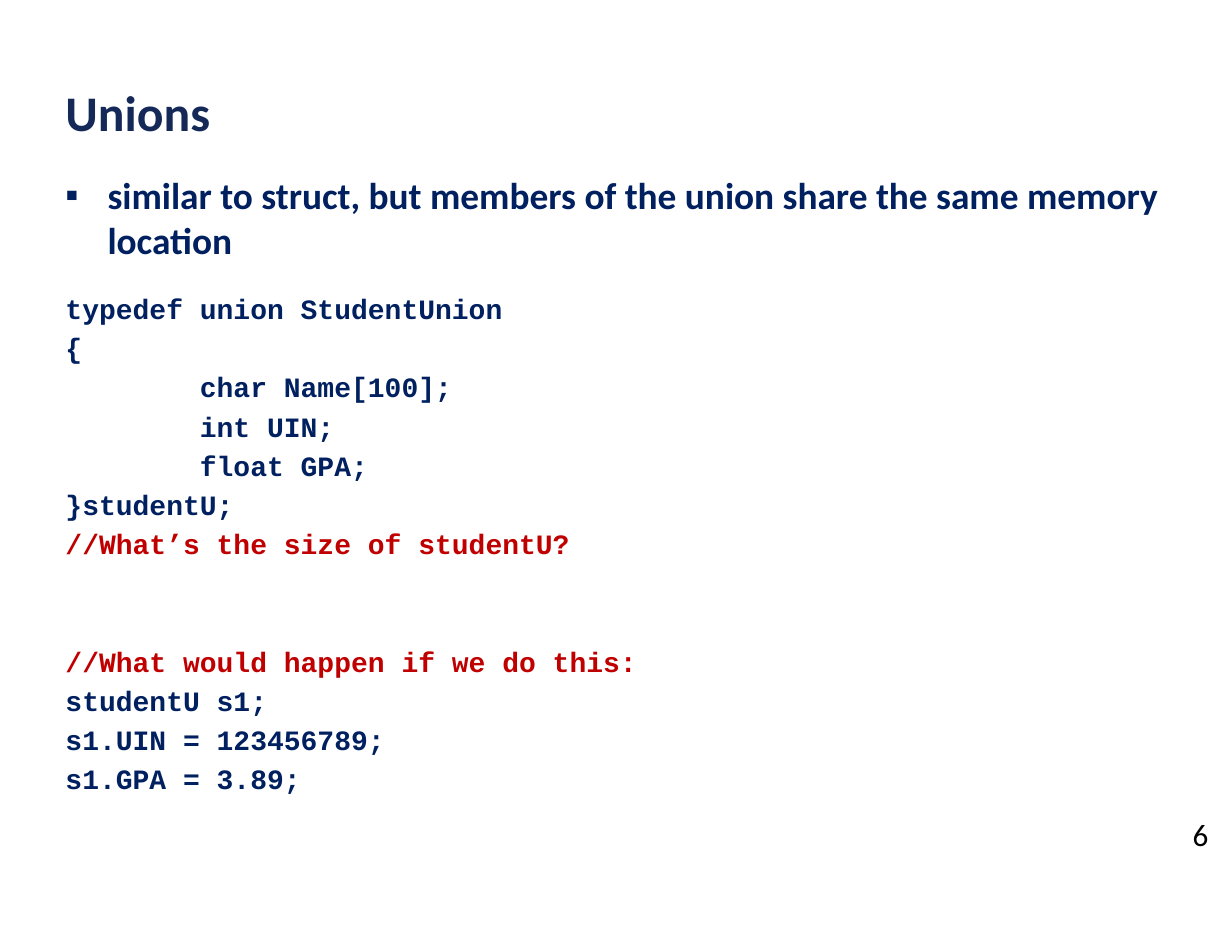
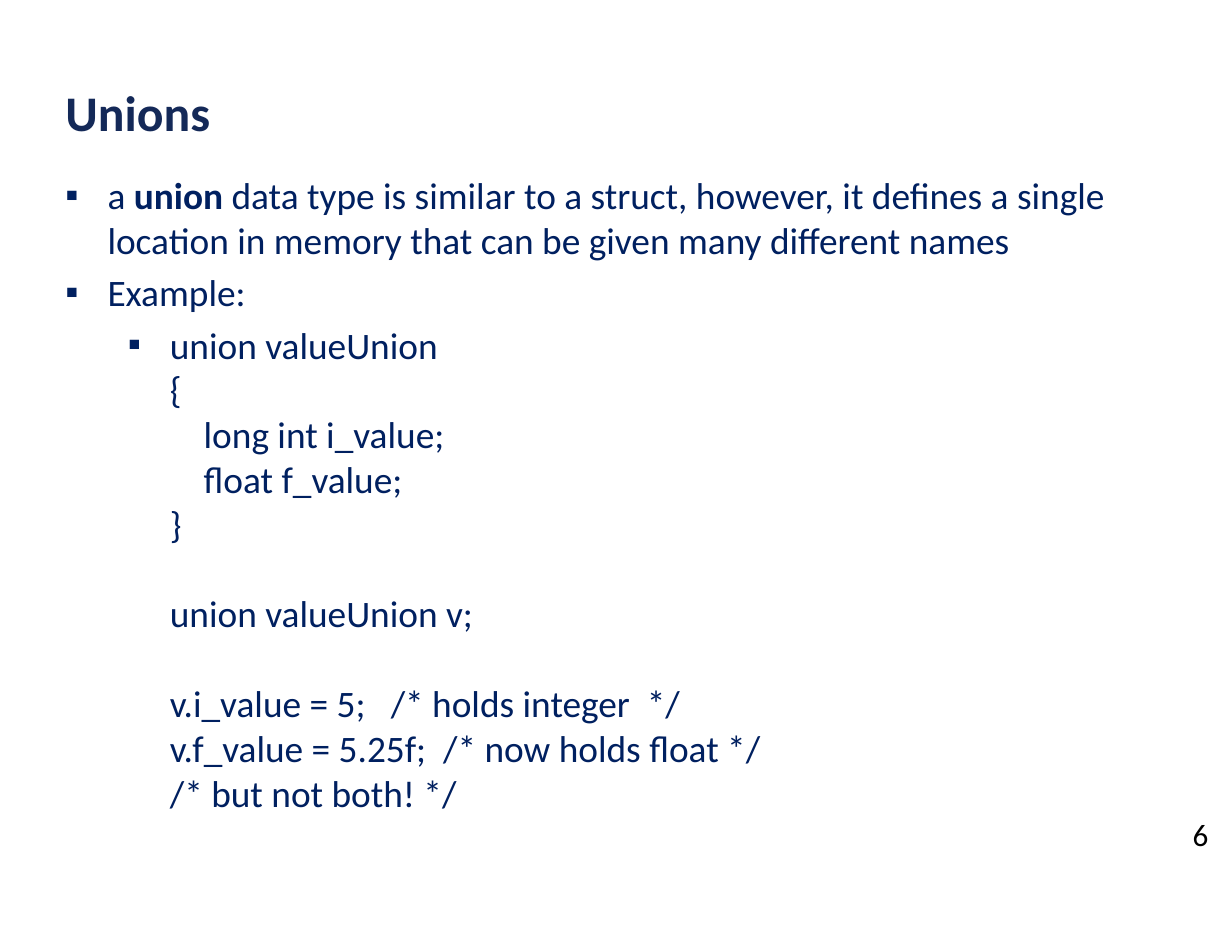
Before and after one commit to ubhowmik/ECE220, a slide deck: slide 13 of Lecture#17/Lecture_17_presentation.pptx. Drawn at 1232x952 pixels with LibreOffice and Linux fonts; fonts in the diff are those of the drawing; background and template pictures are left out. Boxes give left, top, right and bottom in pixels: in the first picture for what was removed or moved away, otherwise in the second. Text is boxed around its words. In the diff, an @@ line names an element or a change of style, - is before the commit and + after.

```diff
--- a/Lecture#17/Lecture_17_presentation.pptx
+++ b/Lecture#17/Lecture_17_presentation.pptx
@@ text at <box>108,183,1104,808</box>: text changed; size 18 to 24 pt; font Courier New to Calibri; bold off @@
-▪ similar to struct, but members of the union share the same memory location
-typedef union StudentUnion
-{
-char Name[100];
-int UIN;
-float GPA;
-}studentU;
-//What’s the size of studentU?
-//What would happen if we do this:
-studentU s1;
-s1.UIN = 123456789;
-s1.GPA = 3.89;
+▪ a union data type is similar to a struct, however, it defines a single location in memory that can be given many different names
+▪ Example:
+  ▪ union valueUnion
+    {
+    long int i_value;
+    float f_value;
+    }
+    union valueUnion v;
+    v.i_value = 5; /* holds integer */
+    v.f_value = 5.25f; /* now holds float */
+    /* but not both! */
```
Also in this commit, not shown: 1 other file.
